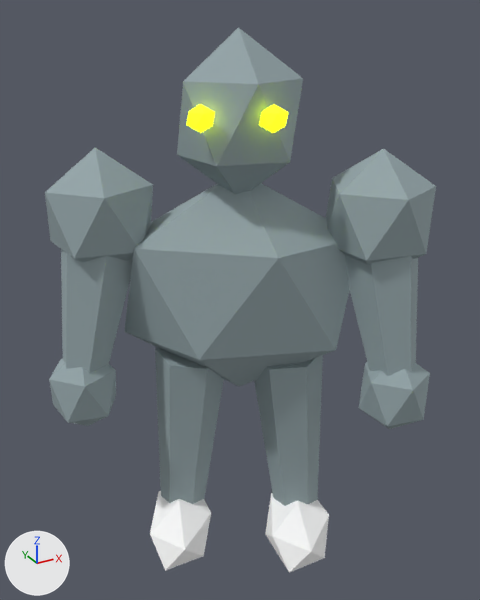
The glTF model GameData/Visuals/DemonFighter/golem.glb as it was, and as the next commit left it.
The view is the same before and after, from a 50 mm lens placed at (1.21, -3.27, 3.44), pointed at (2.99, -0.02, 1.82). The axes (+X, +Y, +Z) are drawn at lower left. The lights are the same throughout. The picture after the commit comes second. Where no turn or scale is listed for an object, it has been applied to the vertices.

The first picture shows 'Arm.006', 'Arm.007', 'Boot.004', 'Boot.005', 'Eye.012', 'Eye.013', 'Hand.004', 'Hand.005', 'Head.006', 'Leg.012', 'Leg.013', 'Shoulder.004', 'Shoulder.005', 'Torso.002'.
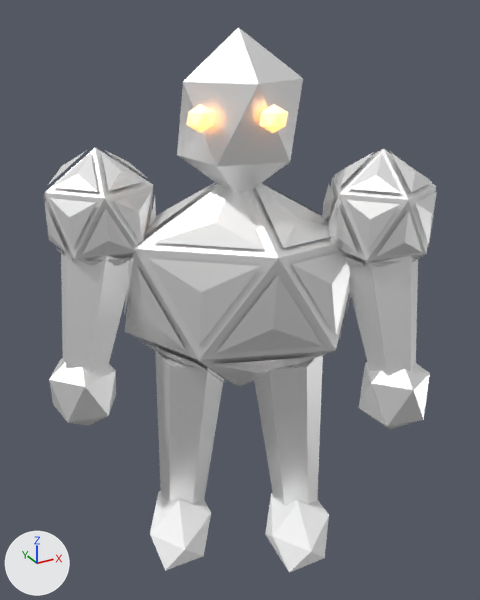
Location of each change, (x1, y1, x2, y2) in pixels of the pictures (480 x 600 px):
```json
{"object": "Torso.002", "change": "recoloured, surface changed", "before": [125, 183, 350, 386], "after": [125, 183, 350, 386], "on screen": "grey to white"}
{"object": "Layered Torso.002", "change": "added", "after": [124, 182, 351, 385]}
{"object": "Head.006", "change": "recoloured, surface changed", "before": [177, 27, 303, 193], "after": [177, 27, 303, 193], "on screen": "grey to white"}
{"object": "Shoulder.005", "change": "recoloured, surface changed", "before": [326, 149, 436, 265], "after": [326, 149, 436, 265], "on screen": "grey to white"}
{"object": "Shoulder.004", "change": "recoloured, surface changed", "before": [45, 148, 153, 262], "after": [45, 148, 153, 262], "on screen": "grey to white"}
{"object": "Leg.012", "change": "recoloured, surface changed", "before": [155, 347, 224, 504], "after": [155, 347, 224, 504], "on screen": "grey to white"}
{"object": "Leg.013", "change": "recoloured, surface changed", "before": [254, 355, 323, 506], "after": [254, 355, 323, 506], "on screen": "grey to white"}
{"object": "Arm.007", "change": "recoloured, surface changed", "before": [348, 256, 418, 376], "after": [348, 256, 418, 376], "on screen": "grey to white"}
{"object": "Arm.006", "change": "recoloured, surface changed", "before": [61, 249, 133, 373], "after": [61, 249, 133, 373], "on screen": "grey to white"}
{"object": "Layered Shoulder.005", "change": "added", "after": [322, 150, 437, 267]}
{"object": "Layered Shoulder.004", "change": "added", "after": [43, 150, 156, 266]}
{"object": "Hand.005", "change": "recoloured, surface changed", "before": [359, 362, 430, 429], "after": [359, 362, 430, 429], "on screen": "grey to white"}
{"object": "Hand.004", "change": "recoloured, surface changed", "before": [49, 358, 116, 426], "after": [49, 358, 116, 426], "on screen": "grey to white"}
{"object": "Eye.013", "change": "recoloured, surface changed", "before": [259, 104, 288, 133], "after": [259, 104, 288, 133], "on screen": "lighter"}
{"object": "Eye.012", "change": "recoloured, surface changed", "before": [187, 104, 215, 133], "after": [187, 104, 215, 133], "on screen": "lighter"}
```

Edits to the scene script, one JSON object a line:
```json
{"op": "set", "path": "mat_glacial_slate.base_color", "old": "(0.3, 0.38, 0.4)", "new": "(1.0, 1.0, 1.0)", "note": "grey #95a6aa -> white #ffffff"}
{"op": "set", "path": "mat_glacial_slate.roughness", "old": "0.8", "new": "0.43"}
{"op": "set", "path": "mat_glacial_slate.metallic", "old": "0.0", "new": "0.72"}
{"op": "set", "path": "mat_sulfur_fire.base_color", "old": "(0.8, 1.0, 0.005)", "new": "(1.0, 1.0, 1.0)", "note": "yellow #e7ff10 -> white #ffffff"}
{"op": "set", "path": "mat_sulfur_fire.emission_color", "old": "(0.8, 1.0, 0.005)", "new": "(1.0, 0.37, 0.045)", "note": "yellow #e7ff10 -> orange #ffa43c"}
{"op": "set", "path": "mat_sulfur_fire.emission_strength", "old": "3.0", "new": "2.0"}
{"op": "add", "block": "me_layered_shoulder_005", "code": ["me_layered_shoulder_005 = bpy.data.meshes.new('Layered Shoulder.005')", "me_layered_shoulder_005.from_pydata(...)  # 80 vertices, 60 faces; spans x 3.373..4.013, y -0.715..-0.085, z 1.987..2.713", "me_layered_shoulder_005.materials.append(mat_glacial_slate)  # white #ffffff"]}
{"op": "add", "block": "me_layered_shoulder_004", "code": ["me_layered_shoulder_004 = bpy.data.meshes.new('Layered Shoulder.004')", "me_layered_shoulder_004.from_pydata(...)  # 80 vertices, 60 faces; spans x 1.987..2.627, y 0.085..0.715, z 1.987..2.713", "me_layered_shoulder_004.materials.append(mat_glacial_slate)  # white #ffffff"]}
{"op": "add", "block": "me_layered_torso_002", "code": ["me_layered_torso_002 = bpy.data.meshes.new('Layered Torso.002')", "me_layered_torso_002.from_pydata(...)  # 80 vertices, 60 faces; spans x 2.382..3.618, y -0.485..0.485, z 1.242..2.558", "me_layered_torso_002.materials.append(mat_glacial_slate)  # white #ffffff"]}
{"op": "add", "block": "ob_layered_shoulder_005", "code": ["ob_layered_shoulder_005 = bpy.data.objects.new('Layered Shoulder.005', me_layered_shoulder_005)", "ob_layered_shoulder_005.location = (0.0, 0.0, 0.0)"]}
{"op": "add", "block": "ob_layered_shoulder_004", "code": ["ob_layered_shoulder_004 = bpy.data.objects.new('Layered Shoulder.004', me_layered_shoulder_004)", "ob_layered_shoulder_004.location = (0.0, 0.0, 0.0)"]}
{"op": "add", "block": "ob_layered_torso_002", "code": ["ob_layered_torso_002 = bpy.data.objects.new('Layered Torso.002', me_layered_torso_002)", "ob_layered_torso_002.location = (0.0, 0.0, 0.0)"]}
```
